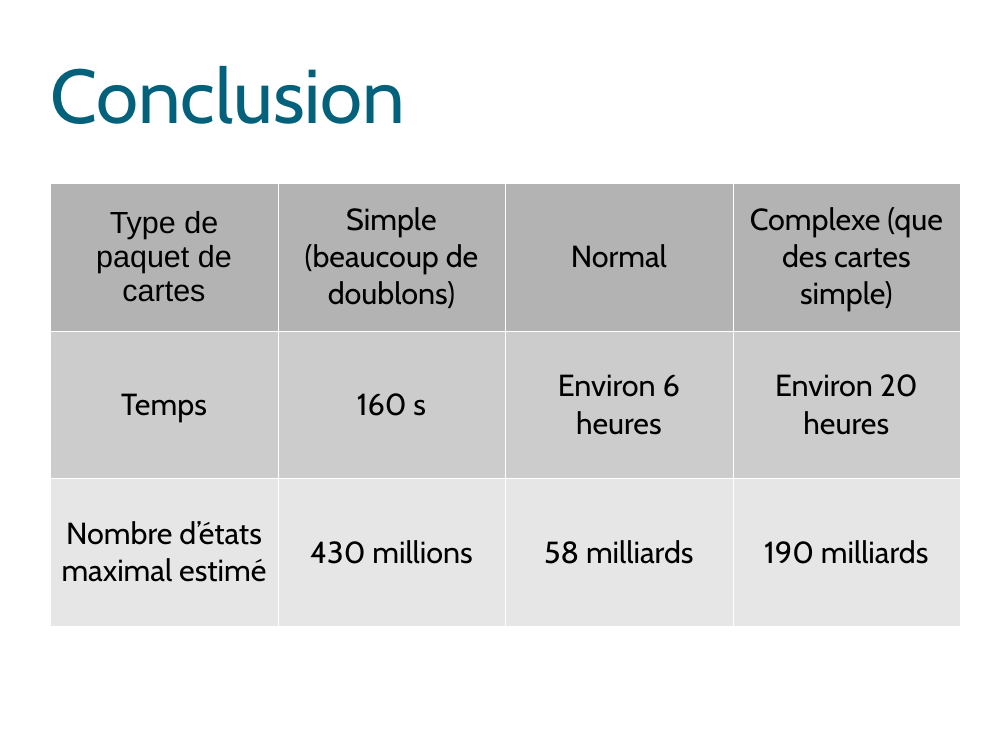
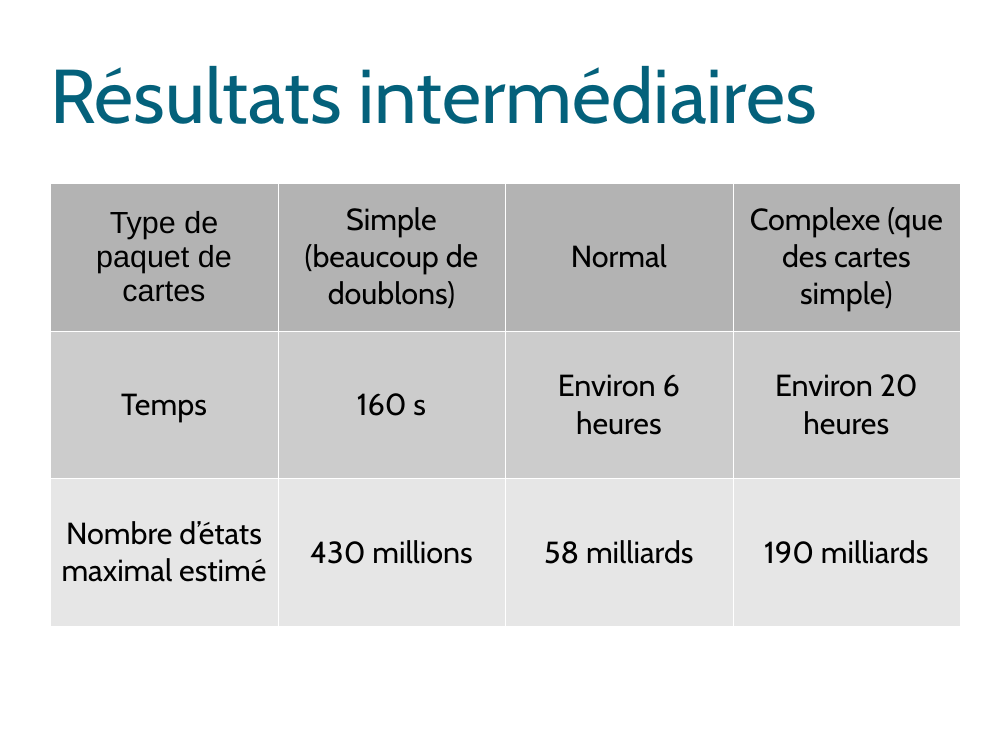
Before and after one commit to Triw-12/hanamikoji_solve, a slide deck: slide 28 of diaporama/Règles.odp. Drawn at 1008x756 pixels with LibreOffice and Linux fonts; fonts in the diff are those of the drawing; background and template pictures are left out. Boxes give left, top, right and bottom in pixels: in the first picture for what was removed or moved away, otherwise in the second. Text is boxed around its words. In the diff, an @@ line names an element or a change of style, - is before the commit and + after.

```diff
--- a/diaporama/Règles.odp
+++ b/diaporama/Règles.odp
@@ title at box(50, 66, 817, 124): text changed @@
-Conclusion
+Résultats intermédiaires
```
Also in this commit, not shown: 16 other slides changed, 3 slides added, 2 slides removed, 2 other files.
